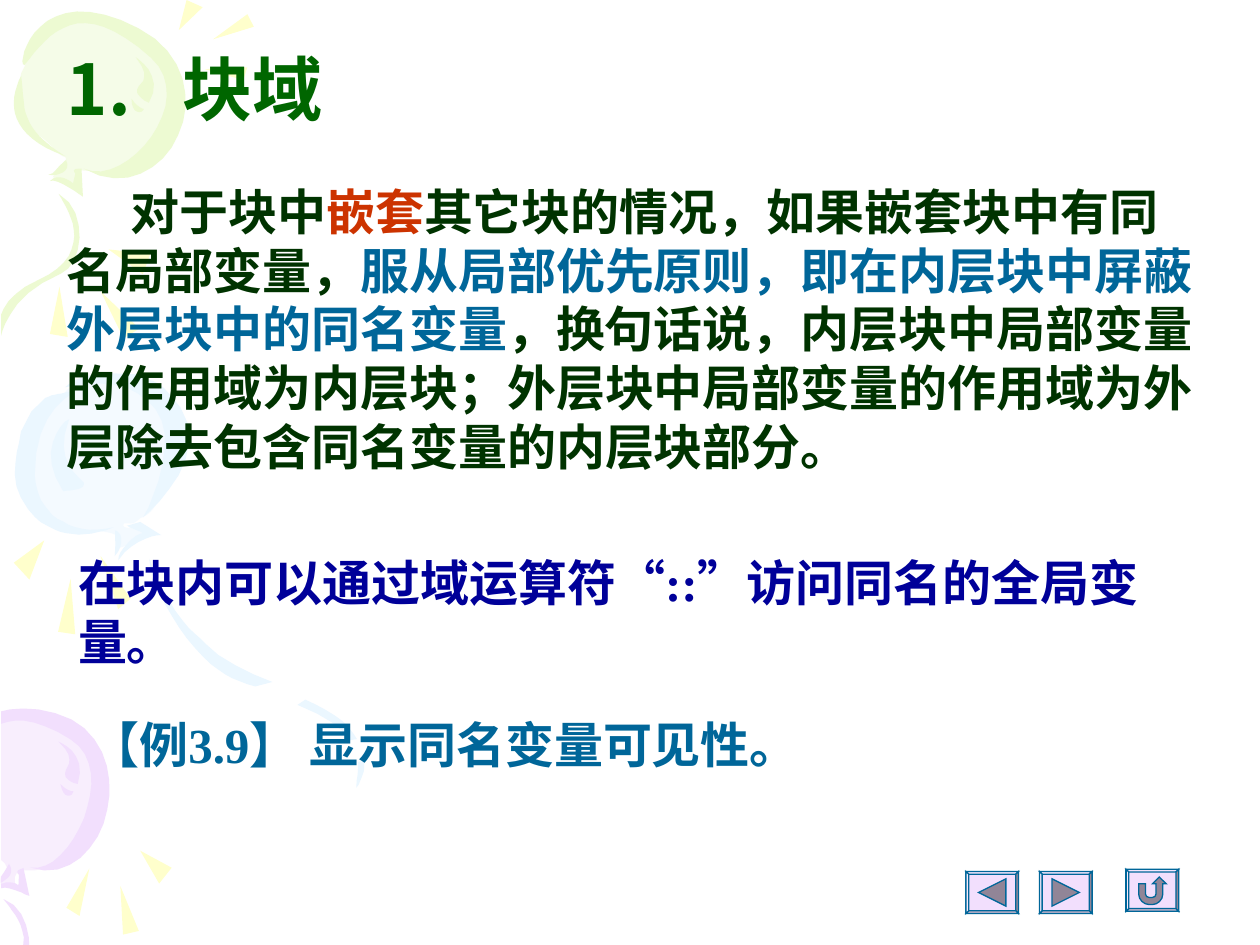
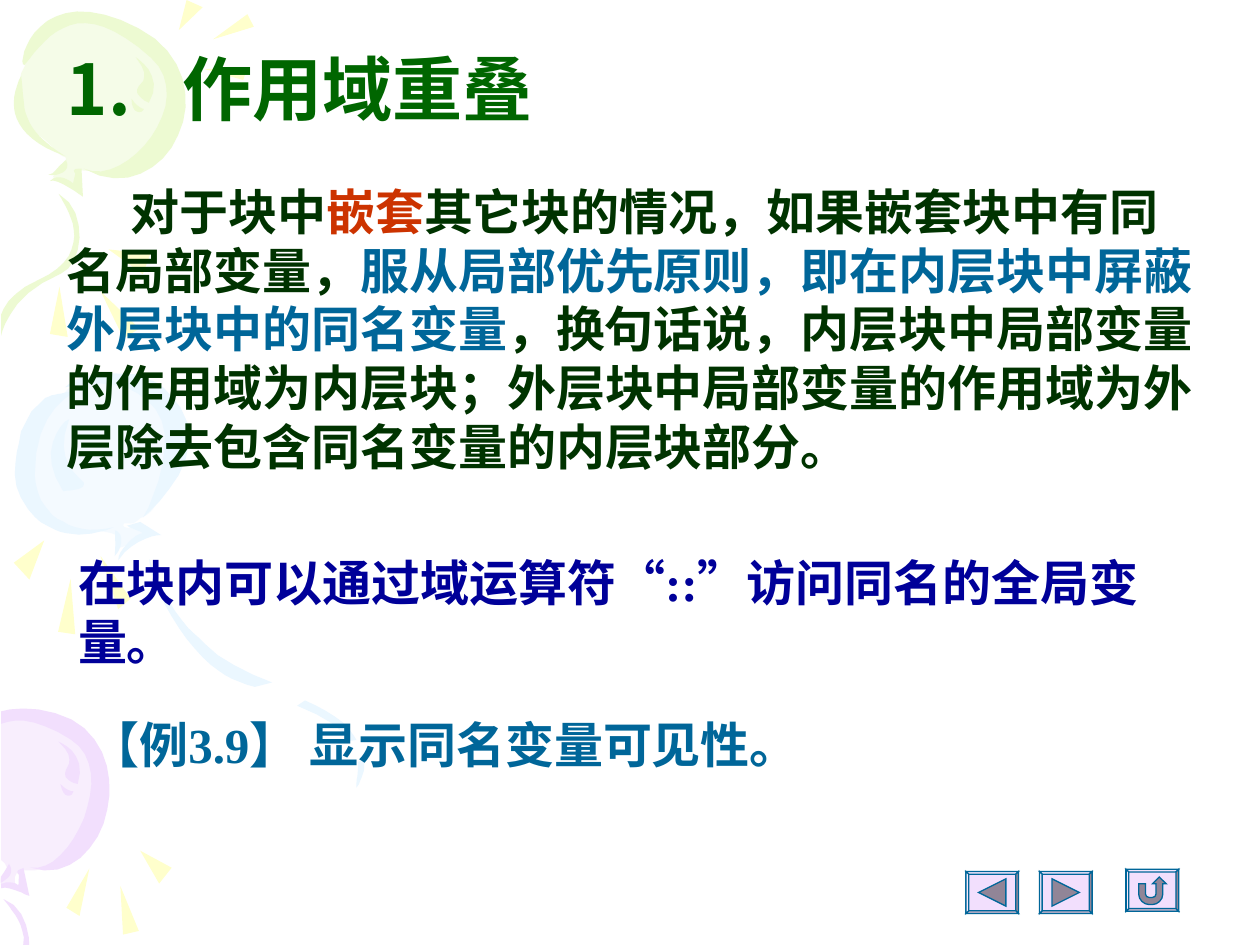
Before and after one commit to Changhe160/Changhe160.github.io, a slide deck: slide 36 of teachingRes/Cplusplus/unit03函数.ppt (slide 33 before the commit). Drawn at 1260x945 pixels with LibreOffice and Linux fonts; fonts in the diff are those of the drawing. Boxes give left, top, right and bottom in pixels: in the first picture for what was removed or moved away, otherwise in the second. Text is boxed around its words. In the diff, an @@ line names an element or a change of style, - is before the commit and + after.

```diff
--- a/teachingRes/Cplusplus/unit03函数.ppt
+++ b/teachingRes/Cplusplus/unit03函数.ppt
@@ title at [182, 55, 532, 123]: text changed @@
-1. 块域
+1. 作用域重叠
```
Also in this commit, not shown: 87 other slides changed, 4 slides added, 1 slide removed.
